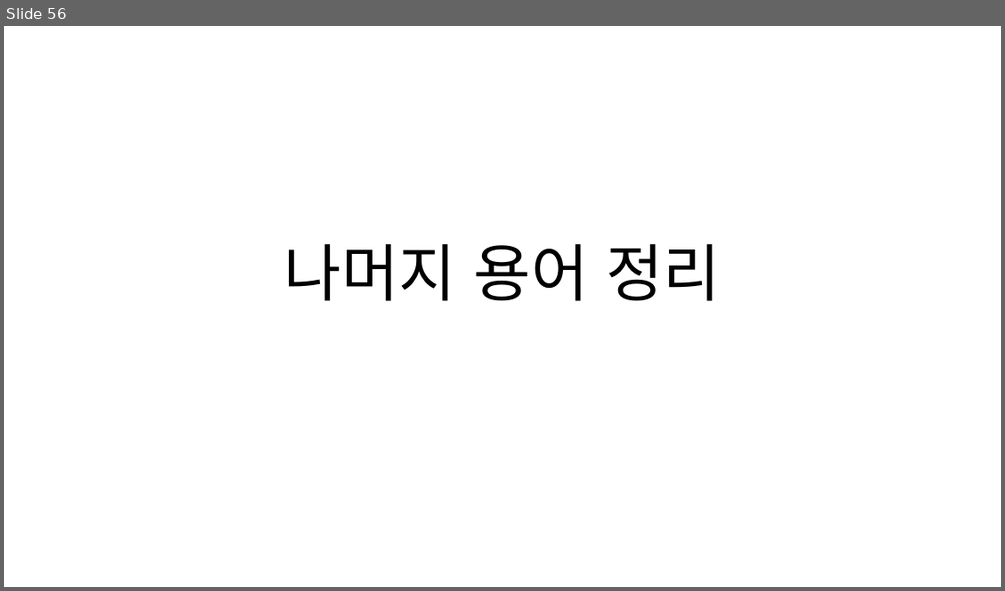
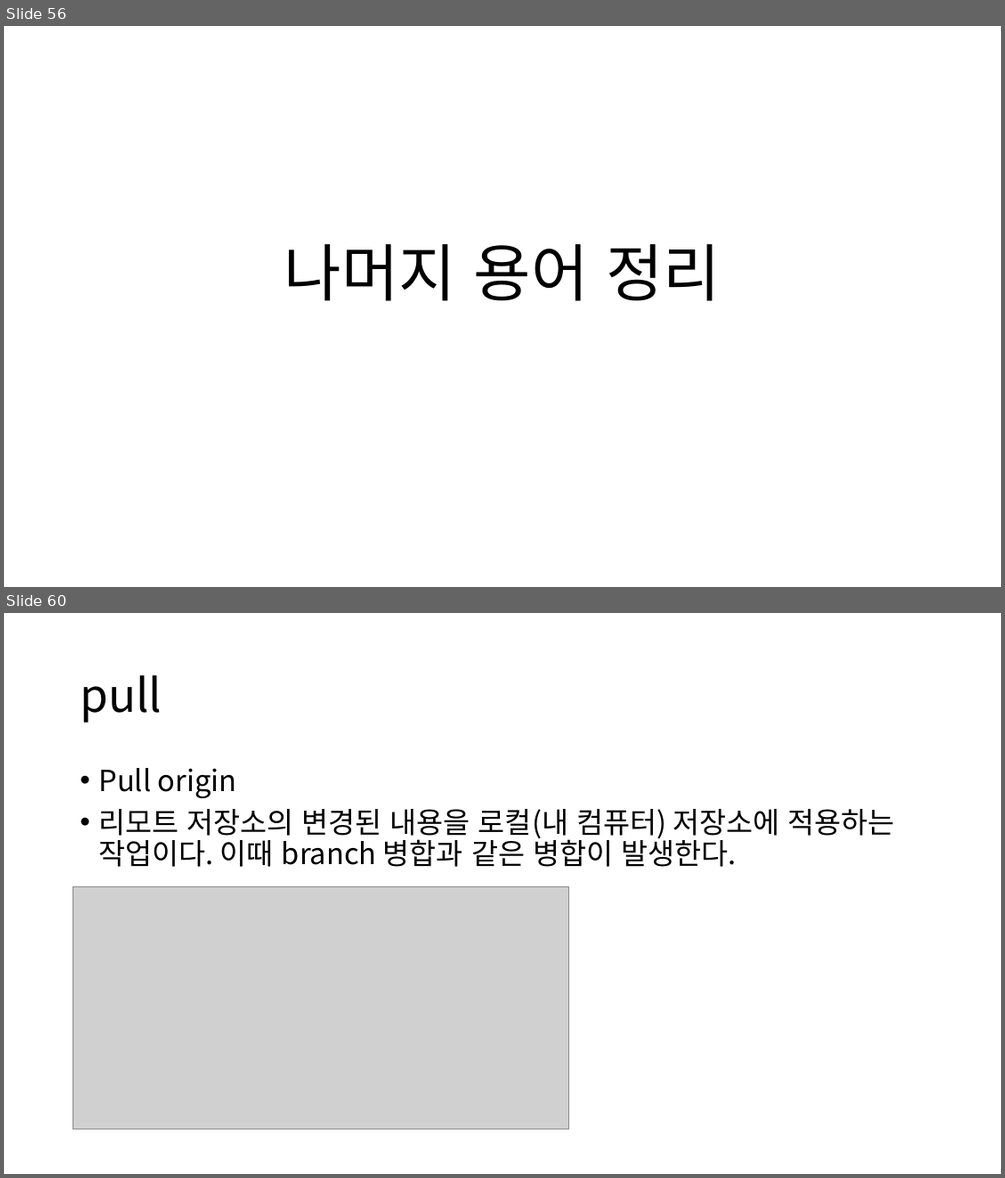
Before and after one commit to morned270/HCI-project, a slide deck: GitFromTheHell.pptx. Shown one above the other, each under a label of ours: slide 56 before the commit, slides 56 and 60 after it; the slides between them are not shown. The pictures are 1005x591 and 1005x1178 pixels, drawn with LibreOffice and Linux fonts; fonts in the diff are those of the drawing; grey boxes stand for pictures. Boxes give left, top, right and bottom in pixels: in the first picture for what was removed or moved away, otherwise in the second. Text is boxed around its words. In the diff, an @@ line names an element or a change of style, - is before the commit and + after.

```diff
--- a/GitFromTheHell.pptx
+++ b/GitFromTheHell.pptx
@@ slide 60 added at [4,613,1001,1174], background #FFFFFF @@
@@ title added at [80,675,162,722], 44 pt, text #000000 @@
+pull
@@ text added at [98,768,895,867], 28 pt, text #000000 @@
+• Pull origin
+• 리모트 저장소의 변경된 내용을 로컬(내 컴퓨터) 저장소에 적용하는 작업이다. 이때 branch 병합과 같은 병합이 발생한다.
@@ picture added at [73,887,568,1129] @@
```
Also in this commit, not shown: 3 slides changed, 1 slide removed.
